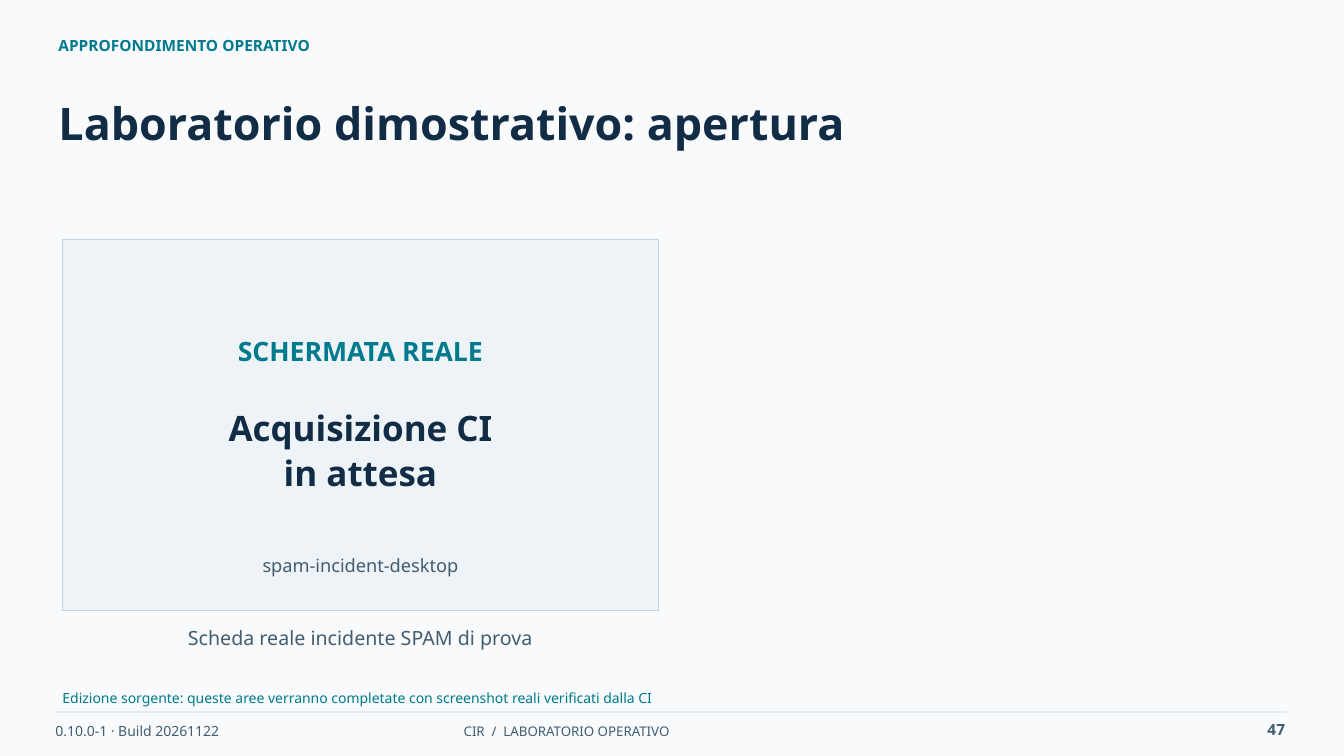
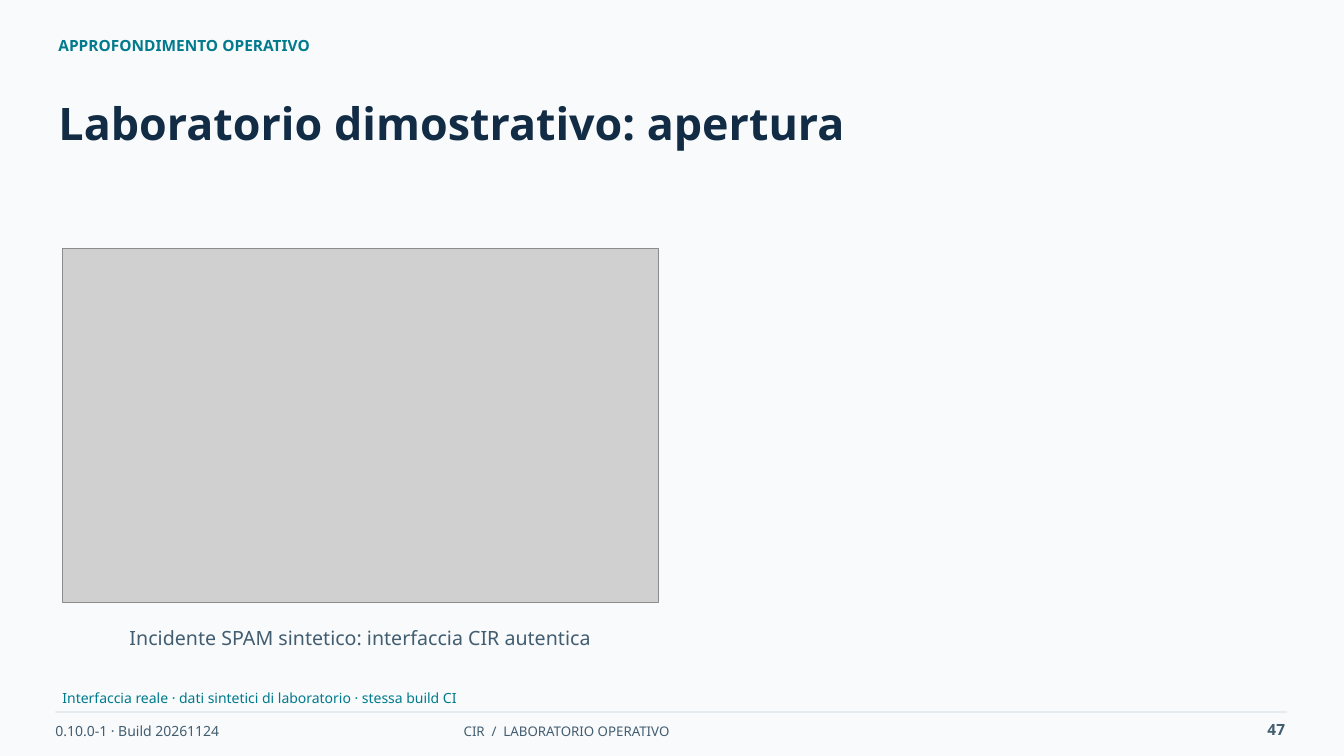
Before and after one commit to desalvo/cybersecurity-incident-registry, a slide deck: slide 47 of docs/presentation/CIR_Operational_Training_IT.pptx. Drawn at 1344x756 pixels with LibreOffice and Linux fonts; fonts in the diff are those of the drawing; grey boxes stand for pictures. Boxes give left, top, right and bottom in pixels: in the first picture for what was removed or moved away, otherwise in the second. Text is boxed around its words. In the diff, an @@ line names an element or a change of style, - is before the commit and + after.

```diff
--- a/docs/presentation/CIR_Operational_Training_IT.pptx
+++ b/docs/presentation/CIR_Operational_Training_IT.pptx
@@ rectangle removed at <box>63,240,658,611</box> @@
@@ picture added at <box>63,249,658,603</box> @@
@@ text removed at <box>238,341,483,362</box> @@
-SCHERMATA REALE
@@ text removed at <box>229,414,492,487</box> @@
-Acquisizione CI
-in attesa
@@ text removed at <box>263,558,459,577</box> @@
-spam-incident-desktop
@@ text at <box>129,630,591,645</box>: text changed @@
-Scheda reale incidente SPAM di prova
+Incidente SPAM sintetico: interfaccia CIR autentica
@@ text at <box>62,692,457,703</box>: text changed @@
-Edizione sorgente: queste aree verranno completate con screenshot reali verificati dalla CI
+Interfaccia reale · dati sintetici di laboratorio · stessa build CI
@@ text at <box>55,725,219,736</box>: text changed @@
-0.10.0-1 · Build 20261122
+0.10.0-1 · Build 20261124
```
Also in this commit, not shown: 57 other slides changed, 39 other files.
